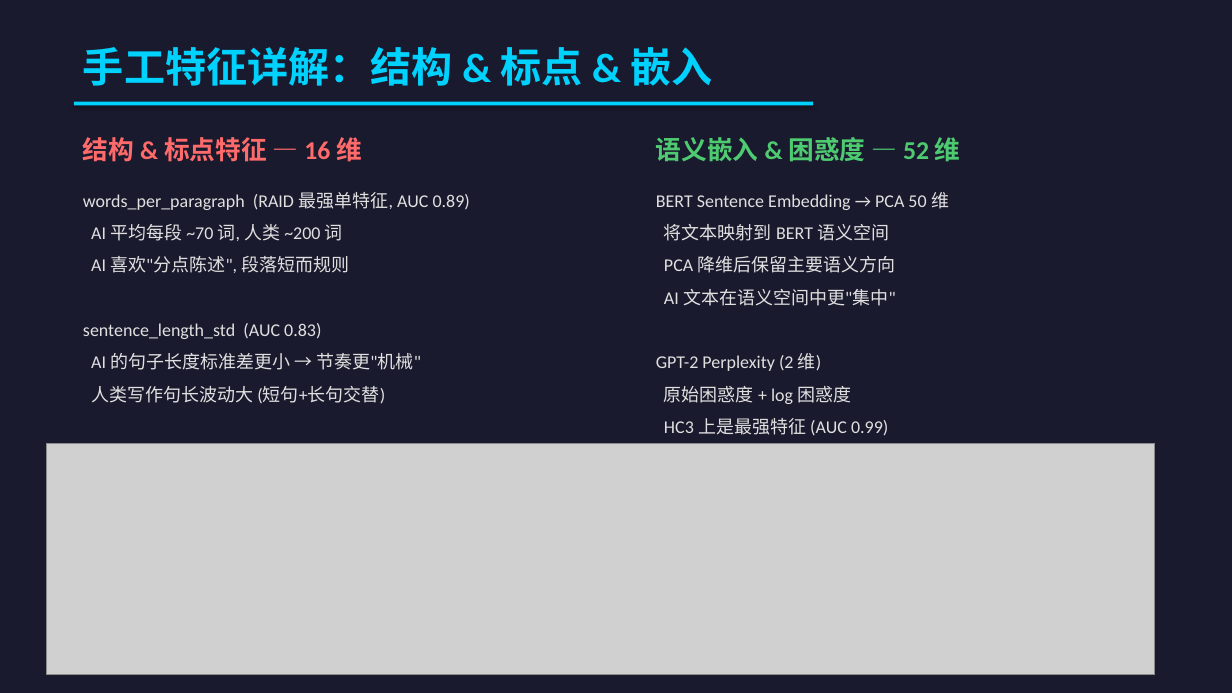
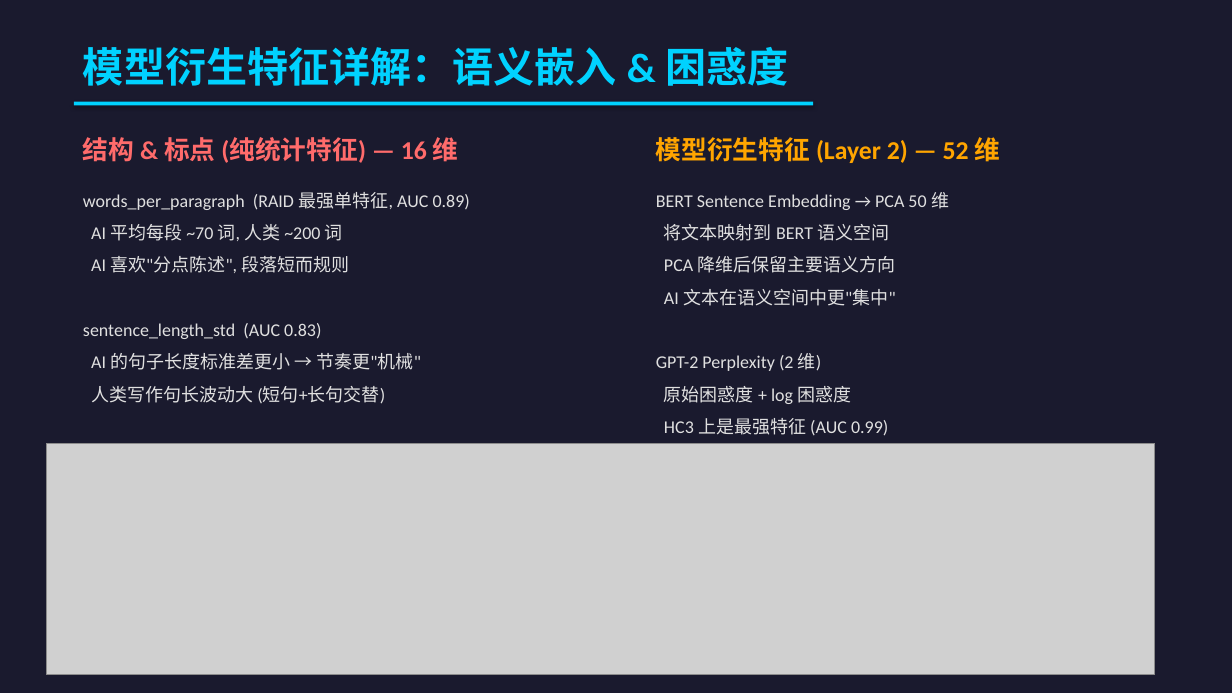
Before and after one commit to HaibinLai/HC3, a slide deck: slide 6 of reports/AIGC_Detection_Presentation.pptx. Drawn at 1232x693 pixels with LibreOffice and Linux fonts; fonts in the diff are those of the drawing; grey boxes stand for pictures. Boxes give left, top, right and bottom in pixels: in the first picture for what was removed or moved away, otherwise in the second. Text is boxed around its words. In the diff, an @@ line names an element or a change of style, - is before the commit and + after.

```diff
--- a/reports/AIGC_Detection_Presentation.pptx
+++ b/reports/AIGC_Detection_Presentation.pptx
@@ text at [83,47,788,86]: text changed @@
-手工特征详解：结构 & 标点 & 嵌入
+模型衍生特征详解：语义嵌入 & 困惑度
@@ text at [83,137,459,163]: text changed @@
-结构 & 标点特征 — 16 维
+结构 & 标点 (纯统计特征) — 16 维
@@ text at [656,137,1001,163]: text changed; text colour #4ECB71 to #FFA500 @@
-语义嵌入 & 困惑度 — 52 维
+模型衍生特征 (Layer 2) — 52 维
```
Also in this commit, not shown: 1 other slide changed, 1 other file.
